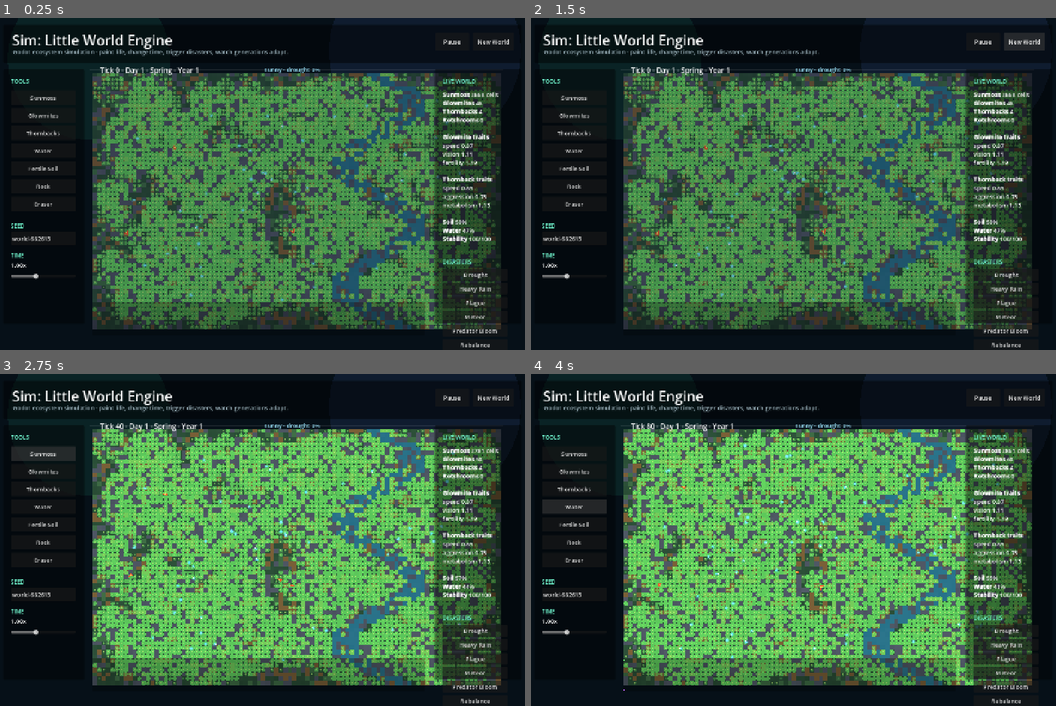
Above: before the commit, frames 1-4 (two rows, left to right).
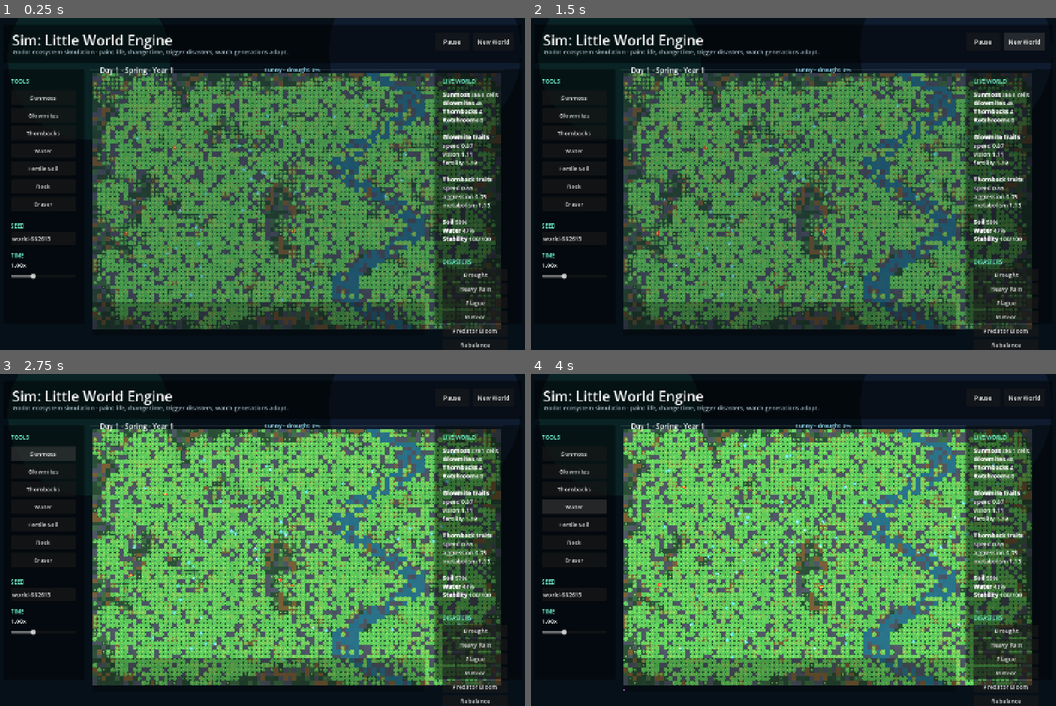
Above: after the commit, the same moments.

Repository: johnswaffles/johnny-chat
Game: Godot game, scene res://scenes/main.tscn
Same seed, same stepped clock (60 frames per second), same inputs: the game is played once before the commit and once after it.
Inputs:
- Up to frame 1 (0.25 s): no input
- Up to frame 2 (1.5 s): click "New World" at 0.5 s; click "New World" at 1.25 s
- Up to frame 3 (2.75 s): click "Sunmoss" at 2 s
- Up to frame 4 (4 s): click "Glowmites" at 2.75 s; click "Water" at 3.5 s

The runs differ from the first frame. In frame 1, 0.2% of the frame differs, in the area x 5-38%, y 14-79%; in frame 2, 0.2%; in frame 3, 0.3%, in the area x 5-39%, y 14-79%; in frame 4, 0.3%.

Commit message:
Show Sim time as days and years

Diff:
--- a/games/sim-little-world-godot/scripts/main.gd
+++ b/games/sim-little-world-godot/scripts/main.gd
@@ -6,7 +6,7 @@
 const WORLD_OFFSET := Vector2(260, 148)
 const WORLD_SIZE := Vector2(GRID_W * CELL, GRID_H * CELL)
 const HISTORY_MAX := 300
-const SPEEDS: Array[float] = [0.0, 0.25, 0.5, 1.0, 2.0, 5.0, 10.0, 25.0, 50.0]
+const SPEEDS: Array[float] = [0.0, 0.25, 0.5, 1.0, 2.0, 5.0, 10.0, 25.0, 50.0, 100.0]
 const TOOLS := ["Sunmoss", "Glowmites", "Thornbacks", "Water", "Fertile Soil", "Rock", "Eraser"]
 const SEASONS := ["Spring", "Summer", "Autumn", "Winter"]
 
@@ -630,7 +630,7 @@
 
 func _update_ui() -> void:
 	var stats := _stats()
-	clock_label.text = "Tick %d - Day %d - %s - Year %d" % [tick, day, SEASONS[season], year]
+	clock_label.text = "Day %d - %s - Year %d" % [day, SEASONS[season], year]
 	weather_label.text = "%s - drought %d%%" % [weather, int(drought * 100.0)]
 	stats_label.text = "[b]Sunmoss[/b] %d cells\n[b]Glowmites[/b] %d\n[b]Thornbacks[/b] %d\n[b]Rotshrooms[/b] %d\n\n[b]Glo …(450 unchanged characters)…
 
Not shown, changed: public/sim/index.html
Not shown, changed: public/sim/index.pck
Not shown, changed: public/sim/index.wasm.gz
